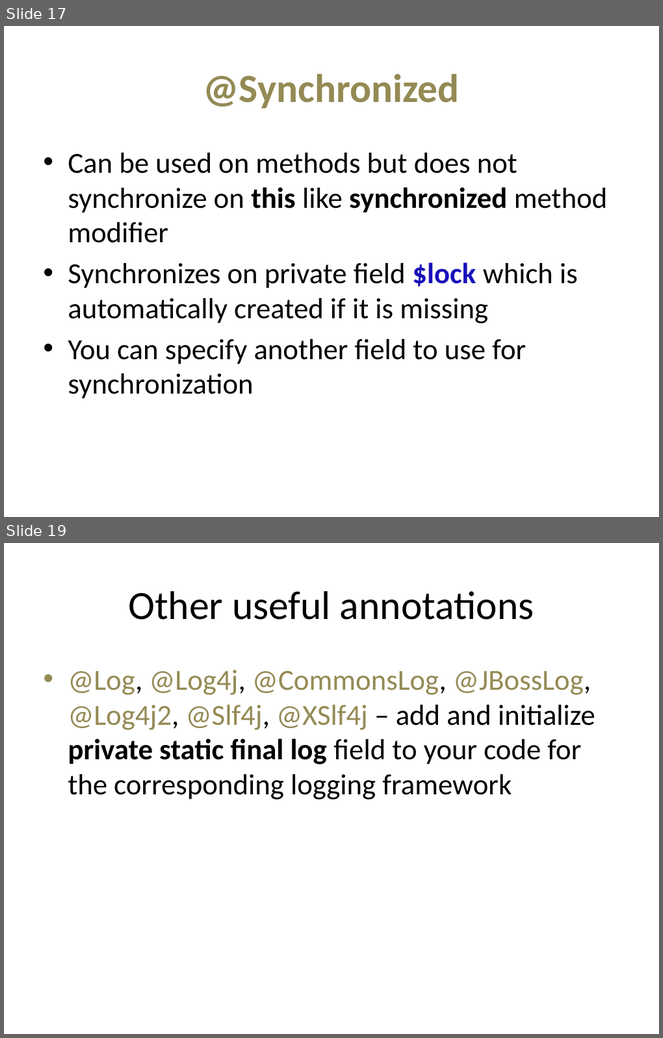
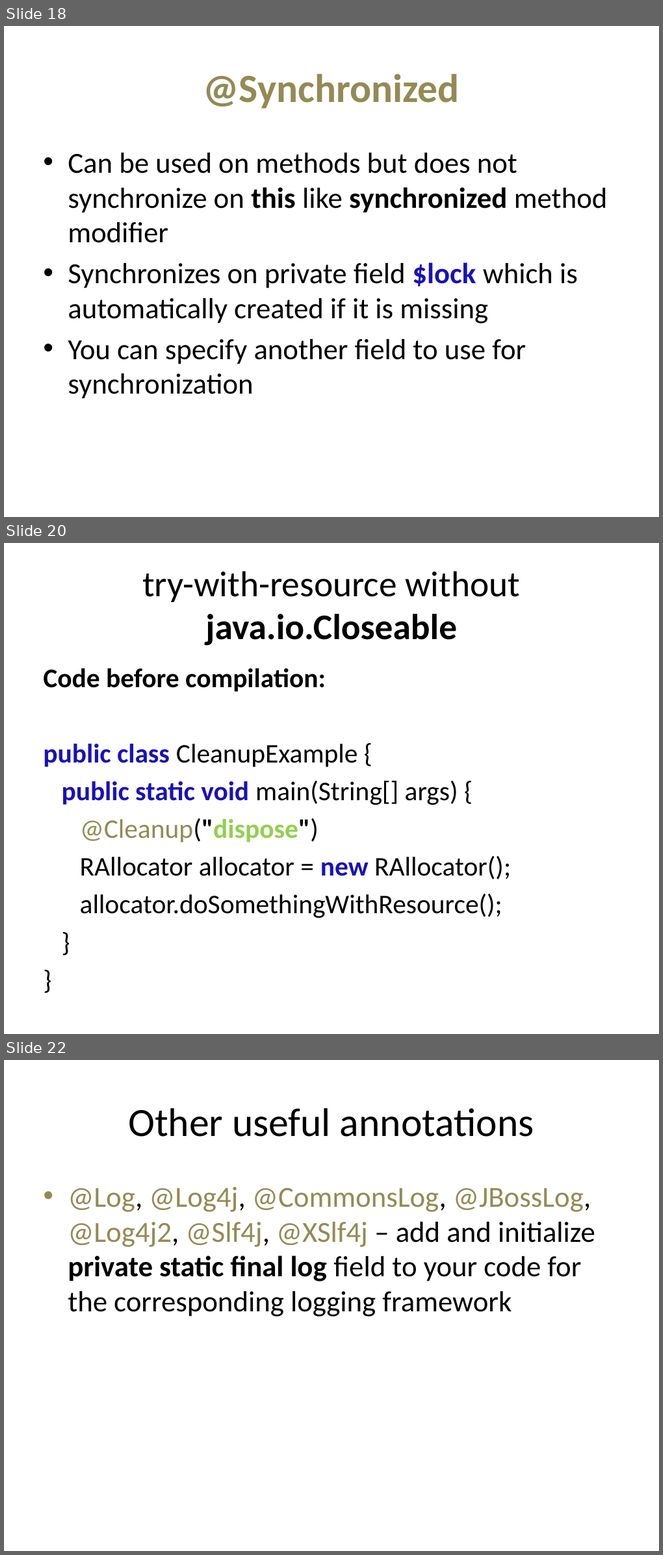
Before and after one commit to doychin/java2days, a slide deck: Making our day job easy.pptx. Shown one above the other, each under a label of ours: slides 17 and 19 before the commit, slides 18, 20 and 22 after it; the slides between them are not shown. The pictures are 663x1038 and 663x1555 pixels, drawn with LibreOffice and Linux fonts; fonts in the diff are those of the drawing; background and template pictures are left out. Boxes give left, top, right and bottom in pixels: in the first picture for what was removed or moved away, otherwise in the second. Text is boxed around its words. In the diff, an @@ line names an element or a change of style, - is before the commit and + after.

Commit message:
Update presentation and cleanup example files.

```diff
--- a/Making our day job easy.pptx
+++ b/Making our day job easy.pptx
@@ slide 20 added at (4,543,659,1034), background #FFFFFF @@
@@ title added at (142,571,520,646), 39.6 pt, text #000000 @@
+try-with-resource without java.io.Closeable
@@ text added at (43,668,511,918), 29.6 pt, text #000000 @@
+Code before compilation:
+public class CleanupExample {
+public static void main(String[] args) {
+@Cleanup("dispose")
+RAllocator allocator = new RAllocator();
+allocator.doSomethingWithResource();
+}
+}
@@ what was slide 17 is now slide 18 @@
@@ what was slide 19 is now slide 22 @@
```
Also in this commit, not shown: 6 slides changed, 3 other slides added, 3 other files.
